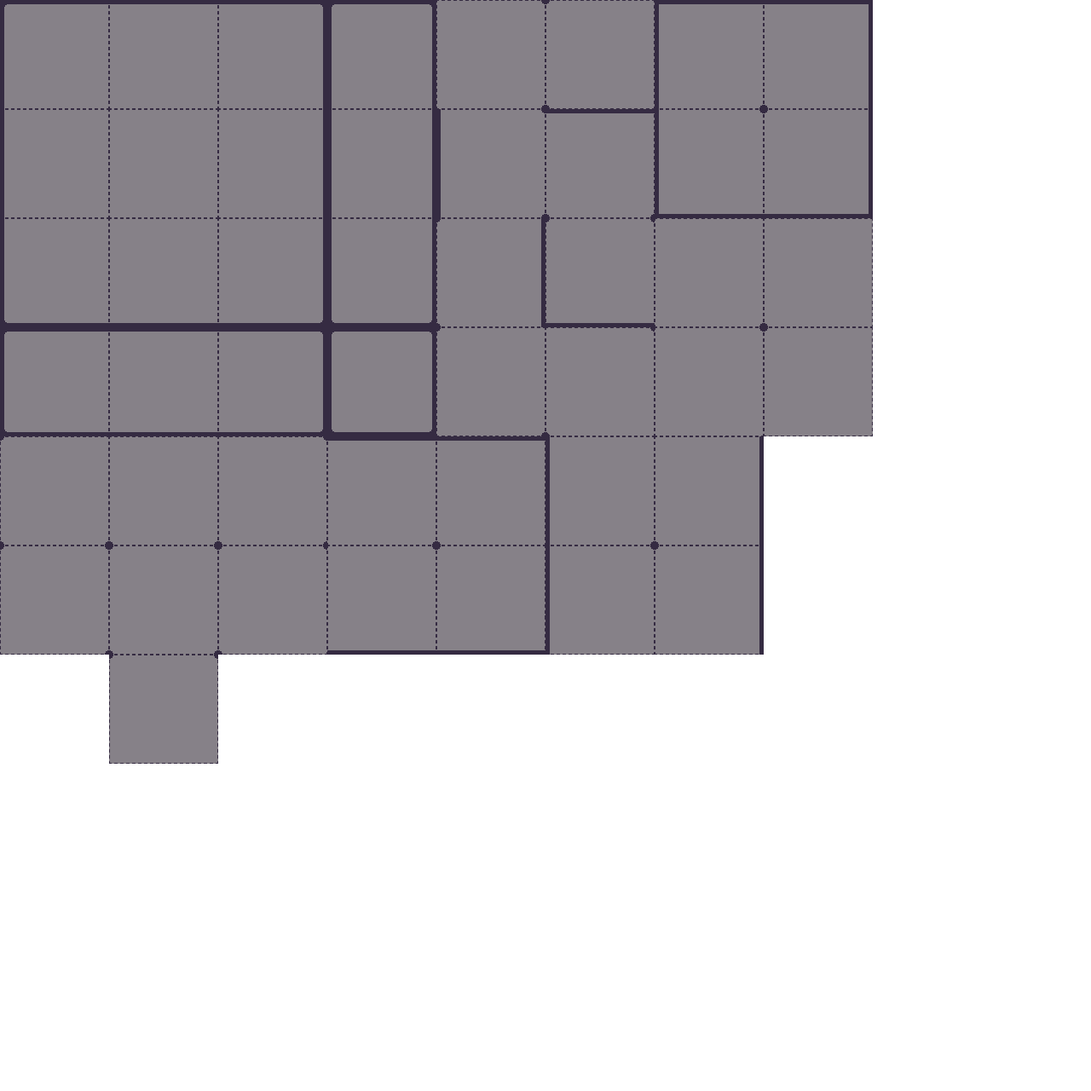
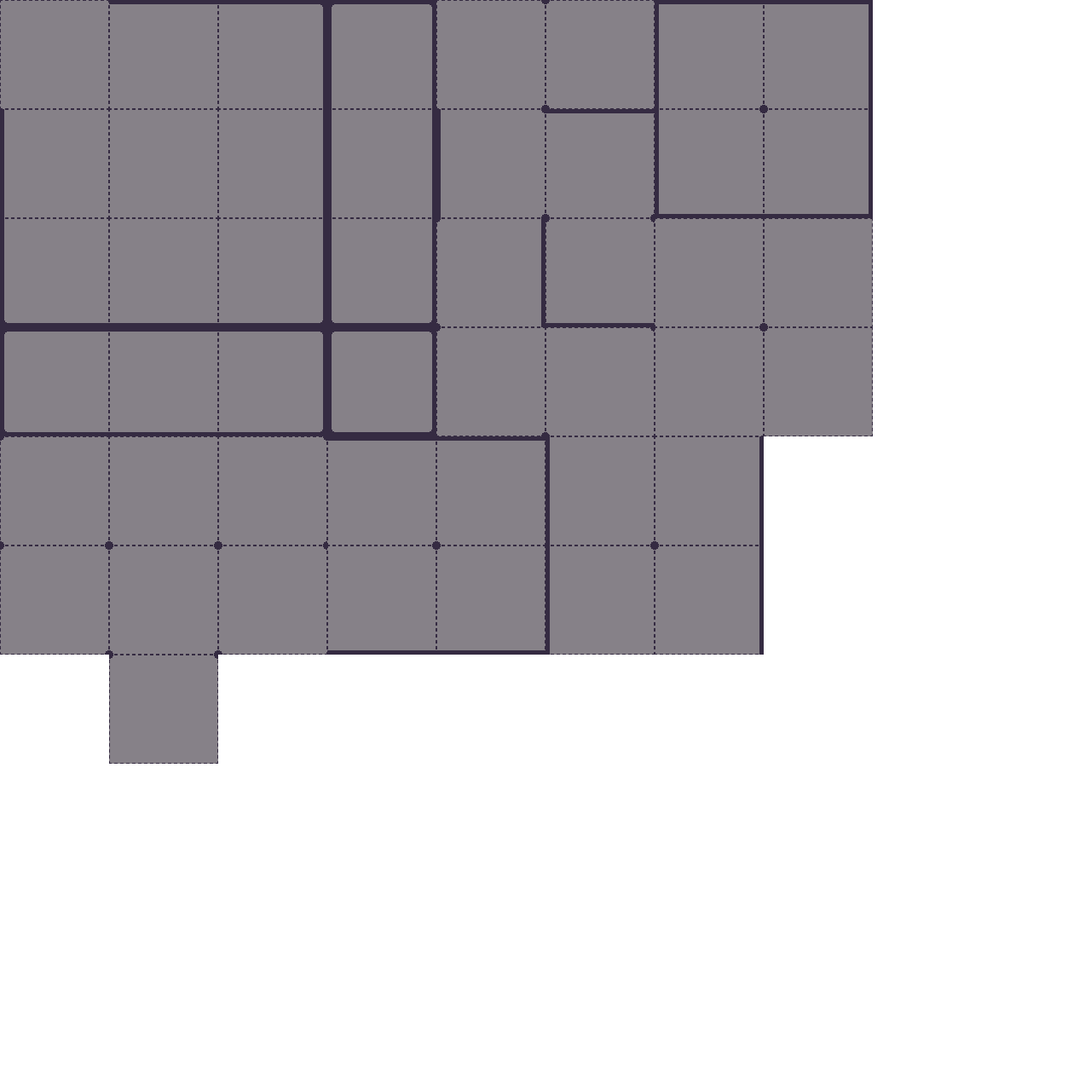
Comparing the layer stacks of the two 1091x1091 images. Changes:
showed "TileBase" (1st of 4) over [0, 0, 110, 110]
painted on "TileWalls" (3rd of 3) over [0, 0, 110, 110]
painted on "TileBase" (4th of 4) over [0, 0, 110, 110]
painted on "Paint Layer 1" over [0, 0, 110, 110]
